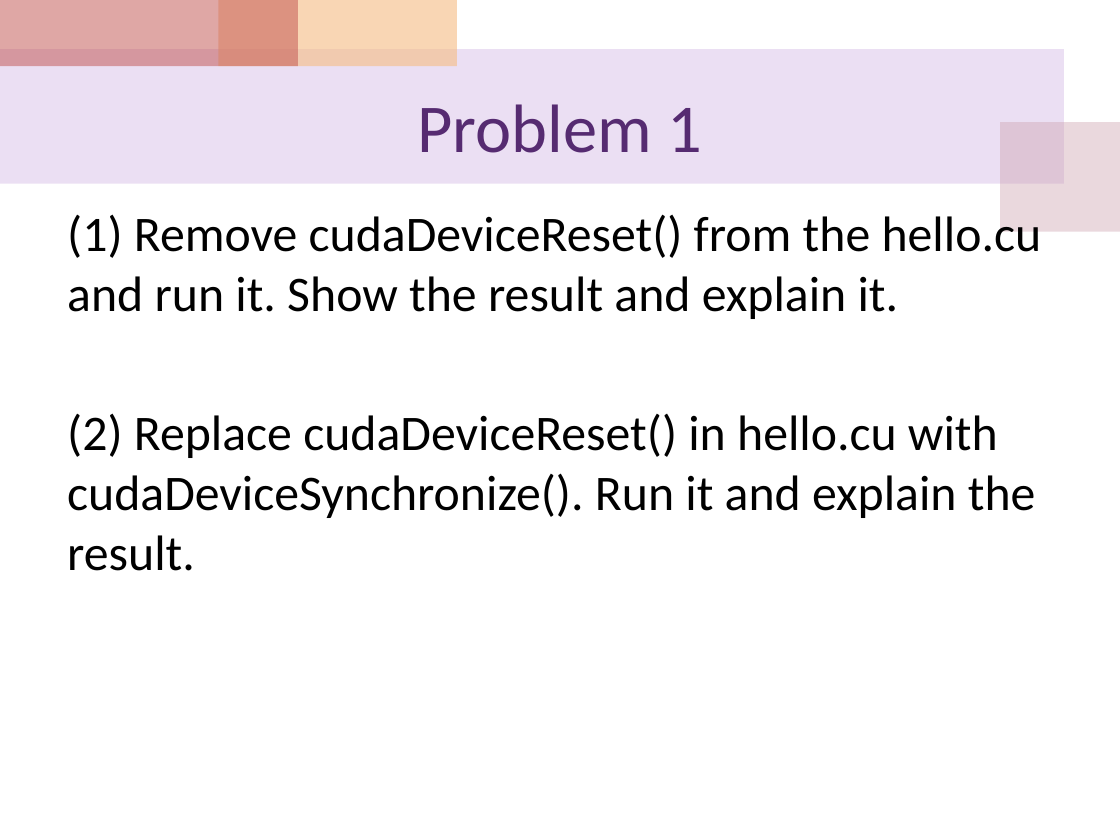
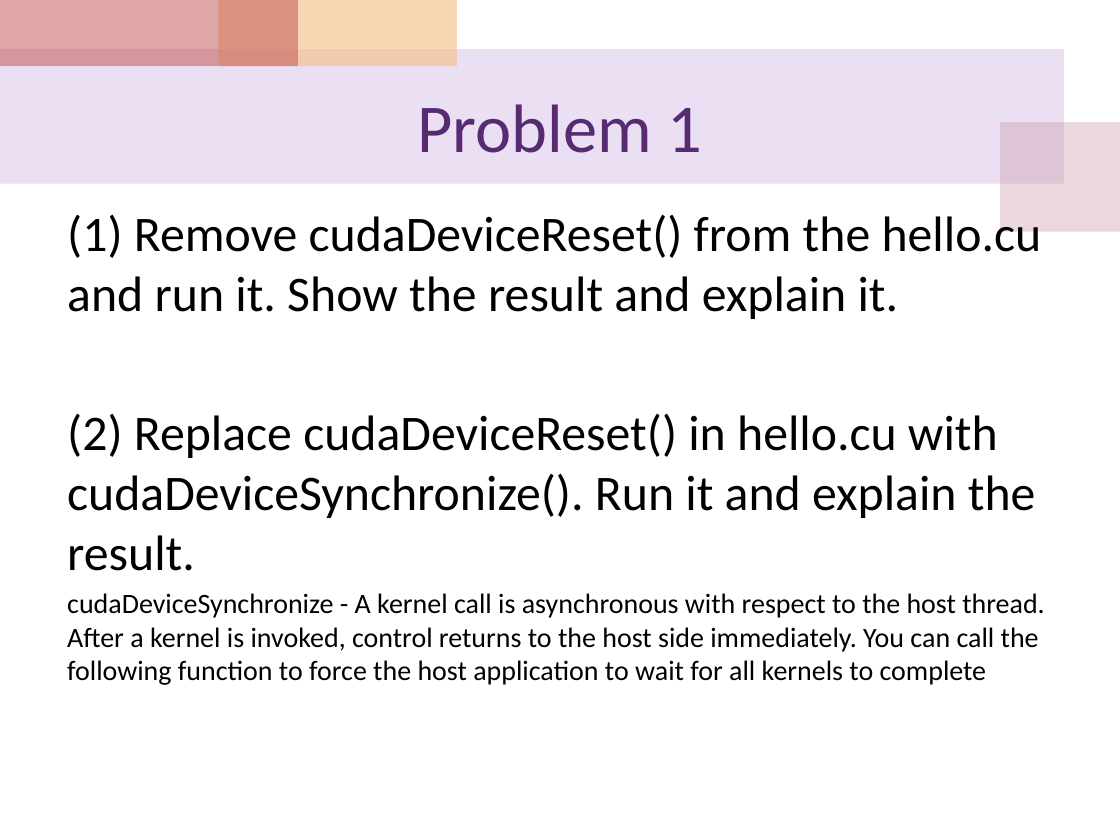
Before and after one commit to cocojk/major, a slide deck: slide 45 of gpu/EE817 Lecture 3 CUDA execution model.pptx. Drawn at 1120x840 pixels with LibreOffice and Linux fonts; fonts in the diff are those of the drawing. Boxes give left, top, right and bottom in pixels: in the first picture for what was removed or moved away, otherwise in the second. Text is boxed around its words. In the diff, an @@ line names an element or a change of style, - is before the commit and + after.

```diff
--- a/gpu/EE817 Lecture 3 CUDA execution model.pptx
+++ b/gpu/EE817 Lecture 3 CUDA execution model.pptx
@@ text at <box>67,593,1044,685</box>: paragraph added @@
+cudaDeviceSynchronize - A kernel call is asynchronous with respect to the host thread. After a kernel is invoked, control returns to the host side immediately. You can call the following function to force the host application to wait for all kernels to complete
```
Also in this commit, not shown: 2 other slides changed, 10 other files.
